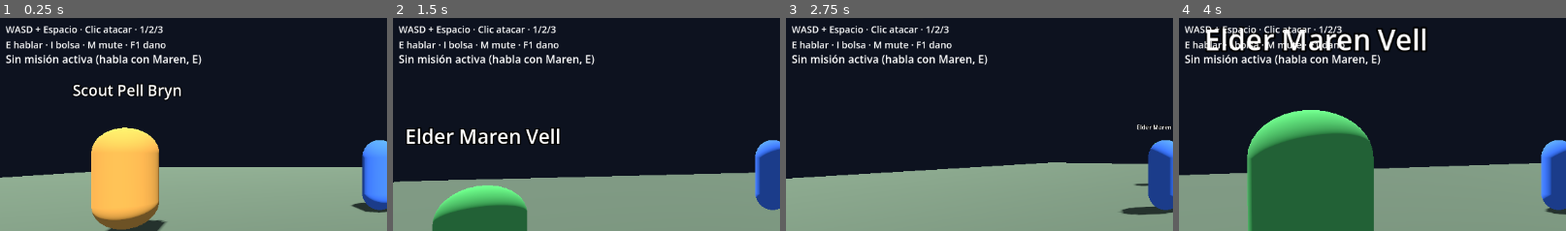
Above: before the commit, frames 1-4 (left to right).
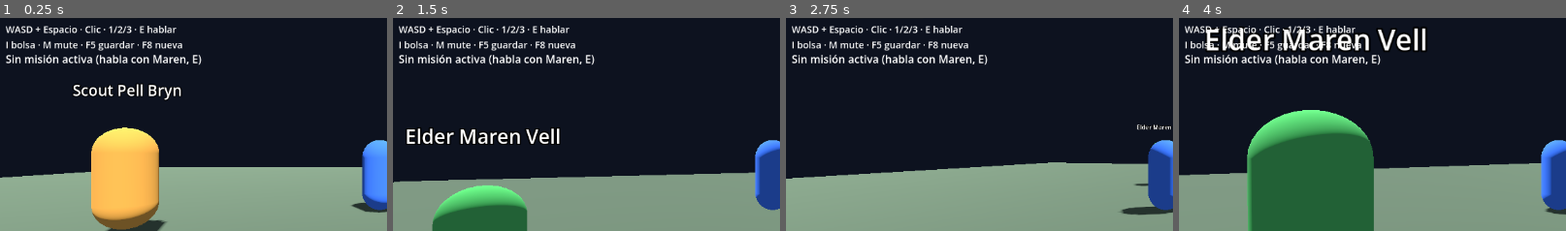
Above: after the commit, the same moments.

Repository: yojananyosef/flyff-reforged
Game: Godot game, scene res://scenes/main.tscn
Two runs of this game, one before a commit and one after it. Both use one fixed random seed, a clock stepped at 60 frames per second and the inputs below.
Inputs (mouse positions are % of the whole screen's width and height, from its top left):
- Up to frame 1 (0.25 s): no input
- Up to frame 2 (1.5 s): tap Enter at 0.5 s; move the mouse to (55, 49) at 0.52 s; hold W (move_forward) from 0.53 s (still down); tap M at 0.6 s; click (55, 49) at 0.67 s; tap Space (jump) at 0.77 s; move the mouse to (45, 49) at 1.27 s; tap I at 1.35 s
- Up to frame 3 (2.75 s): tap Space (jump) at 1.52 s; move the mouse to (60, 27) at 2.02 s; release W (move_forward) at 2.03 s; hold D (move_right) from 2.03 s (still down); tap E at 2.1 s
- Up to frame 4 (4 s): move the mouse to (45, 69) at 2.77 s; release D (move_right) at 2.78 s; hold W (move_forward) 2.78-3.53 s; tap 1 at 2.85 s; click (45, 69) at 2.92 s; tap Space (jump) at 3.02, 3.77 s; move the mouse to (80, 64) at 3.52 s; hold A (move_left) from 3.53 s (still down); tap 2 at 3.6 s
The pictures show only the part of the screen within x 1-51%, y 17-67%; the shares and areas given below are measured in that part.

The runs differ from the first frame. In frame 1, 1.4% of the frame differs, in the area x 2-48%, y 3-16%; in frame 2, 1.4%; in frame 3, 1.4%; in frame 4, 1.1%.

Commit message:
feat: guardado aethermere-save (ranura local, F5/F8, auto-save/load)

Diff:
--- a/godot_project/project.godot
+++ b/godot_project/project.godot
@@ -20,6 +20,7 @@
 GameData="*res://scripts/game_data.gd"
 QuestManager="*res://scripts/quest_manager.gd"
 AudioManager="*res://scripts/audio_manager.gd"
+SaveManager="*res://scripts/save_manager.gd"
 
 [input]
 
--- a/godot_project/scenes/main.tscn
+++ b/godot_project/scenes/main.tscn
@@ -196,8 +196,8 @@
 offset_right = 310.0
 offset_bottom = 156.0
 theme_override_font_sizes/font_size = 14
-text = "WASD + Espacio · Clic atacar · 1/2/3
-E hablar · I bolsa · M mute · F1 dano"
+text = "WASD + Espacio · Clic · 1/2/3 · E hablar
+I bolsa · M mute · F5 guardar · F8 nueva"
 autowrap_mode = 2
 
 [node name="QuestLabel" type="Label" parent="HUD/Panel"]
--- a/godot_project/scripts/main.gd
+++ b/godot_project/scripts/main.gd
@@ -26,7 +26,11 @@
 	var audio = get_node_or_null("/root/AudioManager")
 	if audio != null:
 		audio.play_zone_music()
-	if "--sim-quest" in OS.get_cmdline_user_args():
+	var save_mgr = get_node_or_null("/root/SaveManager")
+	var sim_mode := "--sim-quest" in OS.get_cmdline_user_args()
+	if save_mgr != null and not sim_mode and save_mgr.has_save():
+		save_mgr.load_game()
+	if sim_mode:
 		_run_sim.call_deferred()
 	if "--shot" in OS.get_cmdline_user_args():
 		_take_shot.call_deferred()
@@ -43,6 +47,14 @@
 				var npc = nearest_npc()
 				if npc != null:
 					dialogue.open(str(npc.get_meta("npc_id")))
+		elif event.physical_keycode == KEY_F5:
+			var save_mgr = get_node_or_null("/root/SaveManager")
+			if save_mgr != null:
+				save_mgr.save_game()
+		elif event.physical_keycode == KEY_F8:
+			var save_mgr8 = get_node_or_null("/root/SaveManager")
+			if save_mgr8 != null:
+				save_mgr8.new_game()
 
 
 func npc_setup() -> void:
@@ -301,6 +313,19 @@
 	_check(quest_mgr.done.size() == 10, "10/10 misiones completadas")
 	_check(quest_mgr.available_quests().is_empty(), "sin misiones pendientes")
 	_check(player.level >= 5, "nivel >= 5 al cierre (es %d)" % player.level)
+
+	# --- guardado ---
+	var save_mgr = get_node("/root/SaveManager")
+	_check(save_mgr.save_game(), "guardar partida")
+	var gold_s: int = player.gold
+	var done_s: int = quest_mgr.done.size()
+	player.gold = 0
+	quest_mgr.reset()
+	_check(quest_mgr.done.is_empty(), "reset vacia misiones")
+	_check(save_mgr.load_game(), "cargar partida")
+	_check(player.gold == gold_s, "oro restaurado (%d)" % player.gold)
+	_check(quest_mgr.done.size() == done_s, "misiones restauradas (%d)" % done_s)
+	_check(int(player.inventory.get("item_003", 0)) > 0, "inventario restaurado")
 
 	if _failures.is_empty():
 		print("SIM-QUEST PASS")
--- a/godot_project/scripts/quest_manager.gd
+++ b/godot_project/scripts/quest_manager.gd
@@ -87,6 +87,12 @@
 	return str(active.keys()[0])
 
 
+func reset() -> void:
+	active.clear()
+	done.clear()
+	quest_updated.emit()
+
+
 func _complete(quest_id: String) -> void:
 	var game_data: Node = get_node("/root/GameData")
 	var q: Dictionary = game_data.quests[quest_id]
@@ -102,3 +108,6 @@
 	if audio != null:
 		audio.play_sfx("reward")
 		audio.play_sting("sting_quest")
+	var save_mgr = get_node_or_null("/root/SaveManager")
+	if save_mgr != null:
+		save_mgr.save_game()
--- /dev/null
+++ b/godot_project/scripts/save_manager.gd
@@ -0,0 +1,106 @@
+extends Node
+## Autoload SaveManager: una ranura local en `user://aethermere_save.json`.
+## Guarda zona, posicion, stats, oro, inventario, equipo y misiones.
+## Corrupto = aviso + partida nueva (el archivo se renombra a .bak).
+
+const SAVE_PATH := "user://aethermere_save.json"
+const SAVE_VERSION := 1
+
+
+func has_save() -> bool:
+	return FileAccess.file_exists(SAVE_PATH)
+
+
+func save_game() -> bool:
+	var player = get_tree().get_first_node_in_group("player")
+	var game_data = get_node_or_null("/root/GameData")
+	var quest_mgr = get_node_or_null("/root/QuestManager")
+	if player == null or game_data == null or quest_mgr == null:
+		push_warning("[Save] no se pudo guardar (nodos no listos)")
+		return false
+	var data := {
+		"version": SAVE_VERSION,
+		"zone": game_data.current_zone_id,
+		"pos": [player.global_position.x, player.global_position.y, player.global_position.z],
+		"level": player.level,
+		"exp": player.exp,
+		"max_exp": player.max_exp,
+		"hp": player.hp,
+		"max_hp": player.max_hp,
+		"mp": player.mp,
+		"max_mp": player.max_mp,
+		"gold": player.gold,
+		"inventory": player.inventory,
+		"equipment": player.equipment,
+		"quests_active": quest_mgr.active,
+		"quests_done": quest_mgr.done,
+	}
+	var file := FileAccess.open(SAVE_PATH, FileAccess.WRITE)
+	if file == null:
+		push_warning("[Save] no se pudo escribir " + SAVE_PATH)
+		return false
+	file.store_string(JSON.stringify(data, "  "))
+	print("[Save] partida guardada")
+	return true
+
+
+func load_game() -> bool:
+	if not has_save():
+		return false
+	var file := FileAccess.open(SAVE_PATH, FileAccess.READ)
+	if file == null:
+		return false
+	var parsed = JSON.parse_string(file.get_as_text())
+	if not (parsed is Dictionary) or int(parsed.get("version", 0)) != SAVE_VERSION:
+		push_warning("[Save] archivo corrupto o incompatible; se empieza de nuevo")
+		_quarantine()
+		return false
+	var player = get_tree().get_first_node_in_group("player")
+	var game_data = get_node_or_null("/root/GameData")
+	var quest_mgr = get_node_or_null("/root/QuestManager")
+	if player == null or game_data == null or quest_mgr == null:
+		return false
+	var d: Dictionary = parsed
+	game_data.current_zone_id = str(d.get("zone", game_data.current_zone_id))
+	var pos: Array = d.get("pos", [0, 1, 0])
+	player.global_position = Vector3(float(pos[0]), float(pos[1]), float(pos[2]))
+	player.level = int(d.get("level", 1))
+	player.exp = float(d.get("exp", 0.0))
+	player.max_exp = float(d.get("max_exp", 100.0))
+	player.hp = float(d.get("hp", player.max_hp))
+	player.mp = float(d.get("mp", player.max_mp))
+	player.gold = int(d.get("gold", 30))
+	player.inventory = dict_int_values(d.get("inventory", {}))
+	player.equipment = d.get("equipment", {"weapon": "", "armor": ""})
+	player.inventory_version += 1
+	quest_mgr.active = d.get("quests_active", {})
+	var done: Array[String] = []
+	for qid in d.get("quests_done", []):
+		done.append(str(qid))
+	quest_mgr.done = done
+	quest_mgr.quest_updated.emit()
+	print("[Save] partida cargada (zona %s, nivel %d)" % [game_data.current_zone_id, player.level])
+	return true
+
+
+func new_game() -> void:
+	if has_save():
+		DirAccess.remove_absolute(ProjectSettings.globalize_path(SAVE_PATH))
+	var quest_mgr = get_node_or_null("/root/QuestManager")
+	if quest_mgr != null and quest_mgr.has_method("reset"):
+		quest_mgr.reset()
+	print("[Save] nueva partida")
+	get_tree().reload_current_scene()
+
+
+func dict_int_values(d: Dictionary) -> Dictionary:
+	var out := {}
+	for k in d:
+		out[str(k)] = int(d[k])
+	return out
+
+
+func _quarantine() -> void:
+	var bak := SAVE_PATH + ".bak"
+	DirAccess.rename_absolute(ProjectSettings.globalize_path(SAVE_PATH),
+		ProjectSettings.globalize_path(bak))
Not shown, added: openspec/changes/aethermere-save/design.md
Not shown, added: openspec/changes/aethermere-save/proposal.md
Not shown, added: openspec/changes/aethermere-save/specs/save/spec.md
Not shown, added: openspec/changes/aethermere-save/tasks.md
